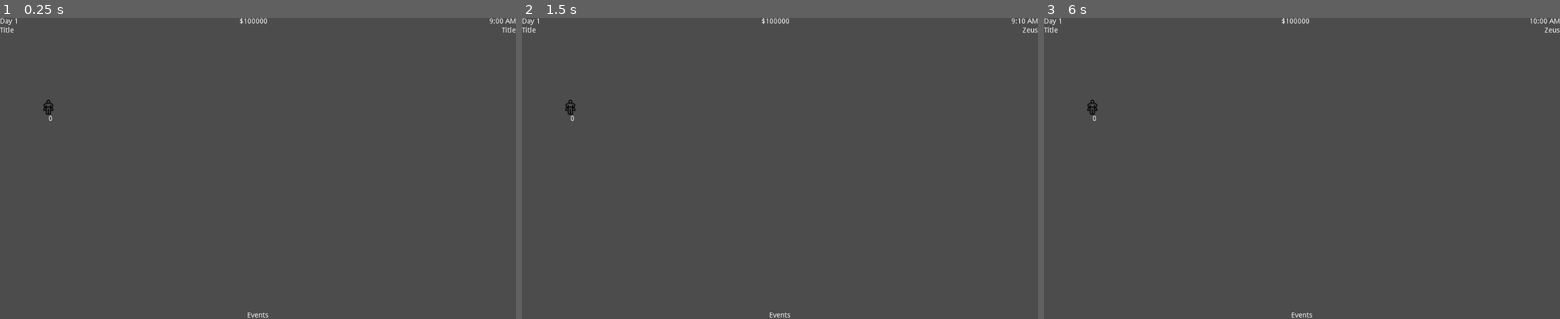
Above: before the commit, frames 1-3 (left to right).
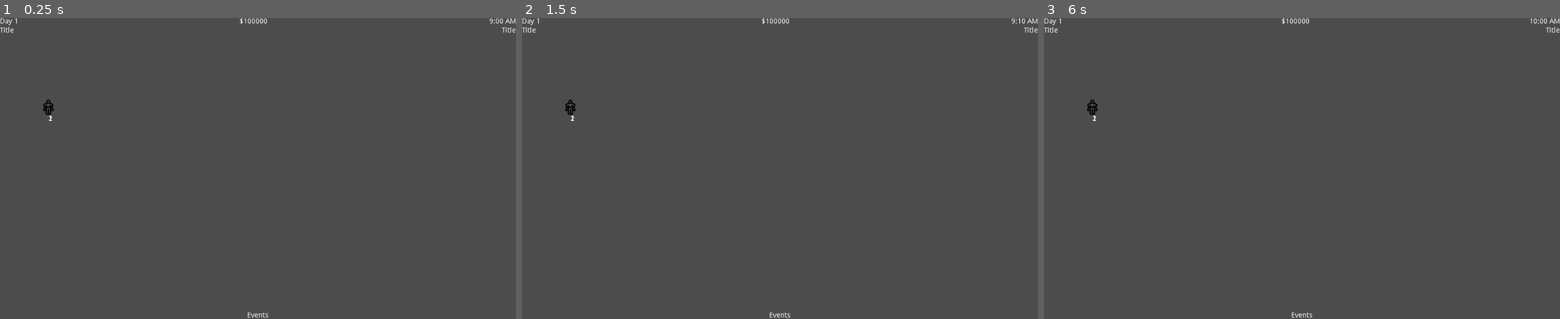
Above: after the commit, the same moments.

Repository: rachd/SuperheroDispatcher2.0
Game: Godot game, scene res://Map/MapContainer.tscn
Two runs of this game, one before a commit and one after it. Both use one fixed random seed, a clock stepped at 60 frames per second and the inputs below.
Inputs (mouse positions are in pixels of both pictures, inside the frame that each line leads up to):
- Up to frame 1 (0.25 s): no input
- Up to frame 2 (1.5 s): tap Enter at 0.5 s; click (780, 168) at 0.67 s; tap Space at 1.25 s; move the mouse to (676, 183) at 1.27 s; click (676, 183) at 1.42 s
- Up to frame 3 (6 s): tap Enter at 2, 3.5 s; move the mouse to (1353, 102) at 2.02 s; click (1353, 102) at 2.17 s; tap Space at 2.75, 4.25 s; move the mouse to (1276, 228) at 2.77 s; click (1276, 228) at 2.92 s; move the mouse to (1456, 213) at 3.52 s; click (1456, 213) at 3.67 s; move the mouse to (1147, 123) at 4.27 s; click (1147, 123) at 4.42 s; move the mouse to (1327, 168) at 5.02 s; click (1327, 168) at 5.17 s; move the mouse to (1224, 93) at 5.77 s; click (1224, 93) at 5.92 s

The runs differ from the first frame. In frame 1, less than 0.1% of the frame differs, in the area x 9-11%, y 32-35%; in frame 2, less than 0.1%, in the area x 9-100%, y 2-35%; in frame 3, less than 0.1%.

Commit message:
handle click events on map

Diff:
--- /dev/null
+++ b/Map/ClickHandler.gd
@@ -0,0 +1,6 @@
+extends Area2D
+
+func _on_Area2D_input_event(viewport, event, shape_idx):
+	if event is InputEventMouseButton and event.button_index == BUTTON_LEFT and event.pressed:
+		get_parent().on_click()
+		get_tree().set_input_as_handled()
--- a/Map/EventContainer.tscn
+++ b/Map/EventContainer.tscn
@@ -5,6 +5,7 @@
 [node name="EventContainer" type="VBoxContainer"]
 anchor_right = 1.0
 anchor_bottom = 1.0
+mouse_filter = 2
 custom_constants/separation = 10
 script = ExtResource( 2 )
 __meta__ = {
--- a/Map/Hero.gd
+++ b/Map/Hero.gd
@@ -14,8 +14,4 @@
 func _ready():
 	._ready()
 	self.connect("hero_selected", get_node("/root/MapContainer"), "_on_Hero_clicked")
-
-func _input(event):
-	if event is InputEventMouseButton and event.button_index == BUTTON_LEFT and event.pressed:
-		on_click()
-		get_tree().set_input_as_handled()
+	$Label.text = str(id)
--- a/Map/Hero.tscn
+++ b/Map/Hero.tscn
@@ -1,7 +1,8 @@
-[gd_scene load_steps=5 format=2]
+[gd_scene load_steps=6 format=2]
 
 [ext_resource path="res://assets/superhero.png" type="Texture" id=1]
 [ext_resource path="res://Map/Hero.gd" type="Script" id=2]
+[ext_resource path="res://Map/ClickHandler.gd" type="Script" id=3]
 
 [sub_resource type="CircleShape2D" id=1]
 radius = 15.0
@@ -20,6 +21,7 @@
 shape = SubResource( 1 )
 
 [node name="Area2D" type="Area2D" parent="."]
+script = ExtResource( 3 )
 
 [node name="CollisionShape2D" type="CollisionShape2D" parent="Area2D"]
 shape = SubResource( 2 )
@@ -33,4 +35,5 @@
 __meta__ = {
 "_edit_use_anchors_": false
 }
+[connection signal="input_event" from="Area2D" to="Area2D" method="_on_Area2D_input_event"]
 [connection signal="timeout" from="AttackTimer" to="." method="_on_AttackTimer_timeout"]
--- a/Map/Map.tscn
+++ b/Map/Map.tscn
@@ -11,7 +11,7 @@
 margin_right = 1.23132
 margin_bottom = 48.5809
 focus_mode = 1
-mouse_filter = 1
+mouse_filter = 2
 script = ExtResource( 3 )
 __meta__ = {
 "_edit_use_anchors_": false
@@ -19,4 +19,7 @@
 
 [node name="Hero" parent="." instance=ExtResource( 2 )]
 id = 1
+
+[node name="Hero2" parent="." instance=ExtResource( 2 )]
+id = 2
 [connection signal="gui_input" from="." to="." method="_on_Map_gui_input"]
--- a/Map/MapContainer.tscn
+++ b/Map/MapContainer.tscn
@@ -9,6 +9,7 @@
 [node name="MapContainer" type="VBoxContainer"]
 anchor_right = 1.0
 anchor_bottom = 1.0
+mouse_filter = 2
 script = ExtResource( 1 )
 __meta__ = {
 "_edit_use_anchors_": false
@@ -17,6 +18,7 @@
 [node name="HBoxContainer" type="HBoxContainer" parent="."]
 margin_right = 1024.0
 margin_bottom = 14.0
+mouse_filter = 2
 
 [node name="DayLabel" type="Label" parent="HBoxContainer"]
 margin_right = 24.0
@@ -44,6 +46,7 @@
 margin_top = 18.0
 margin_right = 1024.0
 margin_bottom = 582.0
+mouse_filter = 2
 size_flags_vertical = 3
 
 [node name="LeftPanel" parent="HBoxContainer2" instance=ExtResource( 2 )]
@@ -51,6 +54,7 @@
 anchor_bottom = 0.0
 margin_right = 28.0
 margin_bottom = 564.0
+mouse_filter = 2
 
 [node name="Map" parent="HBoxContainer2" instance=ExtResource( 3 )]
 anchor_right = 0.0
@@ -60,6 +64,7 @@
 margin_right = 992.0
 margin_bottom = 564.0
 focus_mode = 2
+mouse_filter = 2
 size_flags_horizontal = 3
 
 [node name="RightPanel" parent="HBoxContainer2" instance=ExtResource( 4 )]
@@ -68,6 +73,7 @@
 margin_left = 996.0
 margin_right = 1024.0
 margin_bottom = 564.0
+mouse_filter = 2
 
 [node name="EventContainer" parent="." instance=ExtResource( 5 )]
 anchor_right = 0.0
@@ -75,4 +81,5 @@
 margin_top = 586.0
 margin_right = 1024.0
 margin_bottom = 600.0
+mouse_filter = 2
 [connection signal="timeout" from="HBoxContainer/TimeLabel/ClockIncrement" to="." method="_on_ClockIncrement_timeout"]
